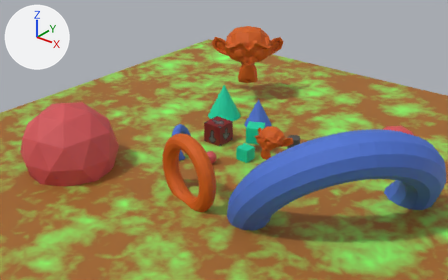
One commit to the OBJ model res/models/scene/scene.obj: the scene before it, then after it.
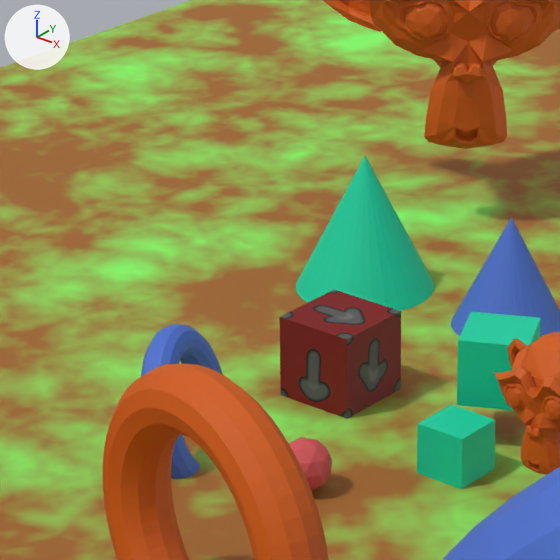
There are two pictures of each version: one from a 50 mm camera at (50.6, -68.6, 44.5) aimed at (-6.3, 2.5, 0.4), one close up on the part from 31% to 60% of the width and 17% to 64% of the height. Arrows for +X, +Y and +Z are at upper left; the lights stay in place. Where no turn or scale is listed for an object, it has been applied to the vertices.
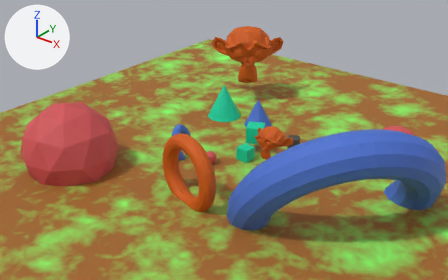
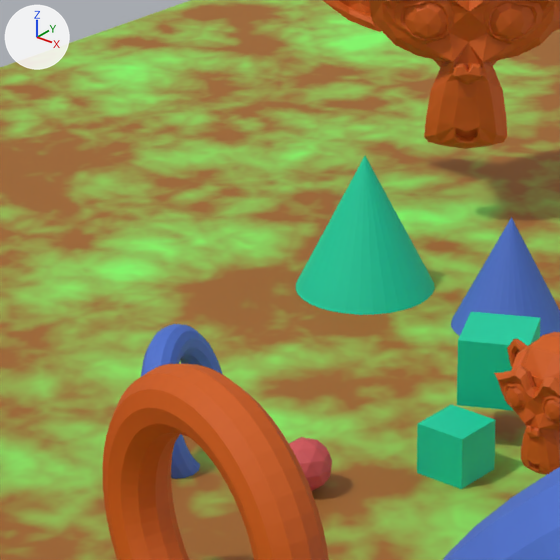
Patch to the scene script:
```diff
--- a/res/models/scene/scene.obj.py
+++ b/res/models/scene/scene.obj.py
@@ ob_cube_002_cube_001 @@
-ob_cube_002_cube_001 = bpy.data.objects.new('Cube.002_Cube.001', me_cube_002_cube_001)
-ob_cube_002_cube_001.location = (0.0, 0.0, 0.0)
```

Pixel boxes [x1, y1, x2, y2] of what changed, in the close-ups (560 x 560 px):
'Cube.002_Cube.001', deleted (red): before [279, 290, 401, 418]
